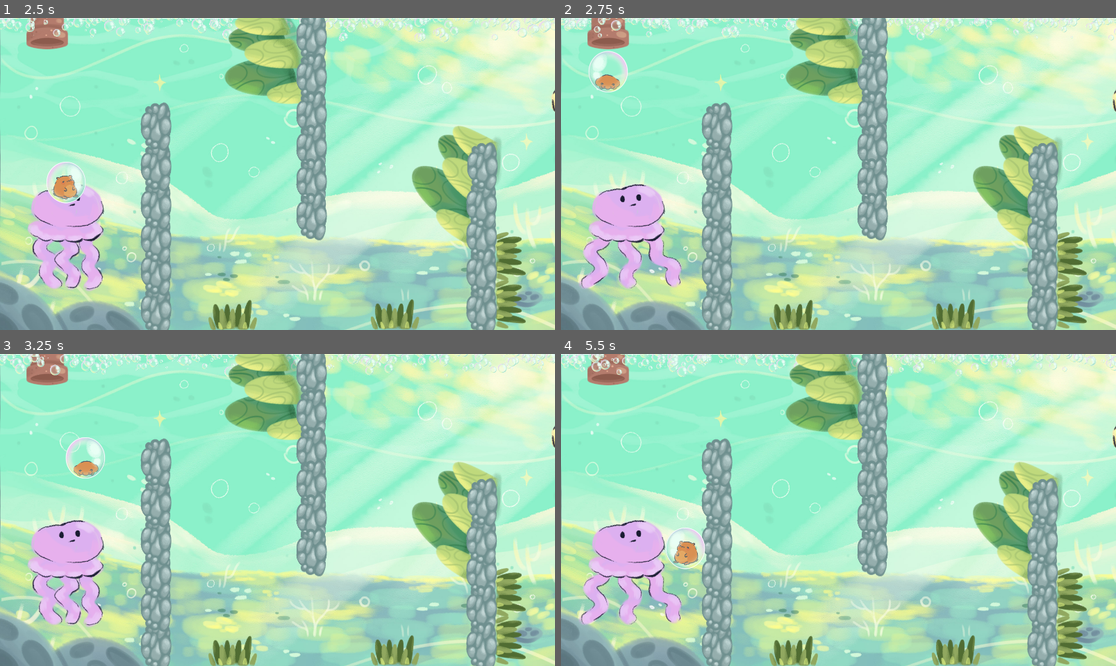
Above: before the commit, frames 1-4 (two rows, left to right).
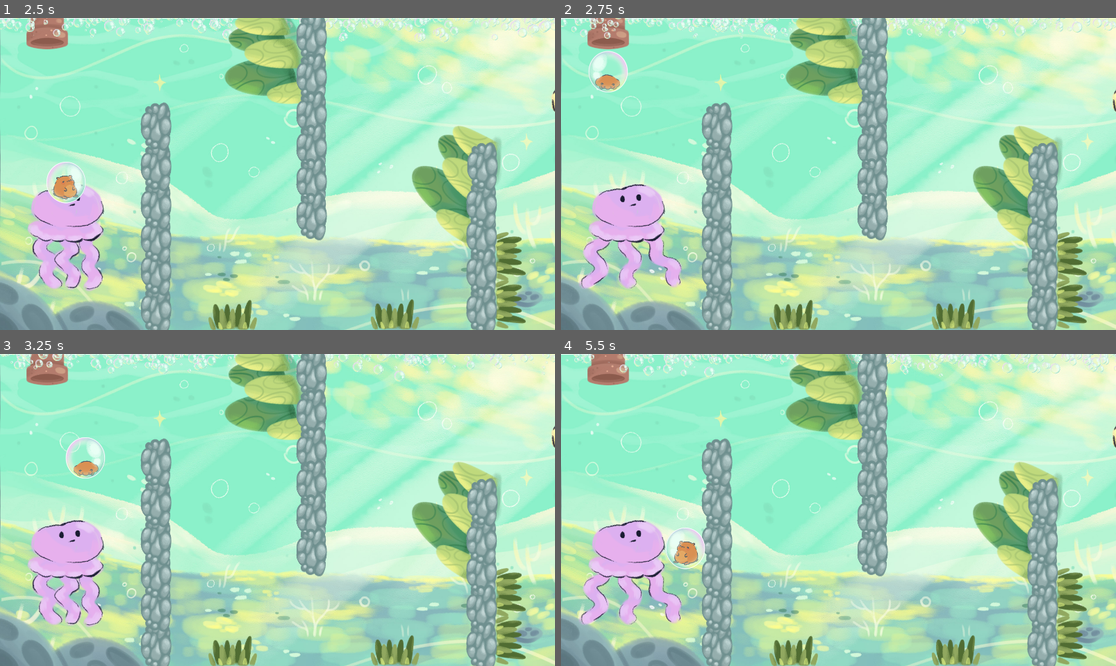
Above: after the commit, the same moments.

Repository: FedeAdra25/gamejam2025
Game: Godot game, scene res://levels/2_level.tscn
Same seed, same stepped clock (60 frames per second), same inputs: the game is played once before the commit and once after it. This scene is started directly instead of the project's main scene. The engine's default icon, where the game draws it, is replaced by a stand-in: a white triangle on a blue panel in a dark square.
Inputs (mouse positions are in pixels of both pictures, inside the frame that each line leads up to):
- Up to frame 1 (2.5 s): move the mouse to (399, 158) at 0.52 s; hold D (right) 0.53-2.03 s; click (399, 158) at 0.67 s; tap Space (jump) at 0.77, 1.52 s; move the mouse to (166, 189) at 1.27 s; move the mouse to (333, 105) at 2.02 s; hold A (left) from 2.03 s (still down)
- Up to frame 2 (2.75 s): keep holding A (left)
- Up to frame 3 (3.25 s): move the mouse to (249, 572) at 2.77 s; release A (left) at 2.78 s; hold D (right) from 2.78 s (still down); click (249, 572) at 2.92 s; tap Space (jump) at 3.02 s
- Up to frame 4 (5.5 s): move the mouse to (1005, 556) at 3.52 s; tap Space (jump) at 3.77, 4.52 s; move the mouse to (672, 463) at 4.27 s; release D (right) at 4.28 s; hold A (left) 4.28-5.03 s; move the mouse to (866, 510) at 5.02 s; hold D (right) from 5.03 s (still down); click (866, 510) at 5.17 s

Frame 1 is identical in both runs. In frame 2, 1.8% of the frame differs, in the area x 0-100%, y 0-8%; in frame 3, 1.9%; in frame 4, 2.0%.

Commit message:
renamed levels

Diff:
--- a/bombon/levels/2_level.tscn
+++ b/bombon/levels/2_level.tscn
@@ -27,7 +27,7 @@
 scale_min = 0.01
 scale_max = 0.3
 
-[node name="Level1" type="Node2D"]
+[node name="Level2" type="Node2D"]
 position = Vector2(-6, 0)
 
 [node name="Node" type="Node" parent="."]
--- a/bombon/levels/3_level.tscn
+++ b/bombon/levels/3_level.tscn
@@ -29,7 +29,7 @@
 scale_min = 0.01
 scale_max = 0.3
 
-[node name="Level1" type="Node2D"]
+[node name="Level3" type="Node2D"]
 position = Vector2(-6, 0)
 
 [node name="Platforms" type="Node" parent="."]
--- a/bombon/levels/4_level.tscn
+++ b/bombon/levels/4_level.tscn
@@ -27,7 +27,7 @@
 scale_min = 0.01
 scale_max = 0.3
 
-[node name="Level1" type="Node2D"]
+[node name="Level4" type="Node2D"]
 position = Vector2(-6, 0)
 
 [node name="Node" type="Node" parent="."]
